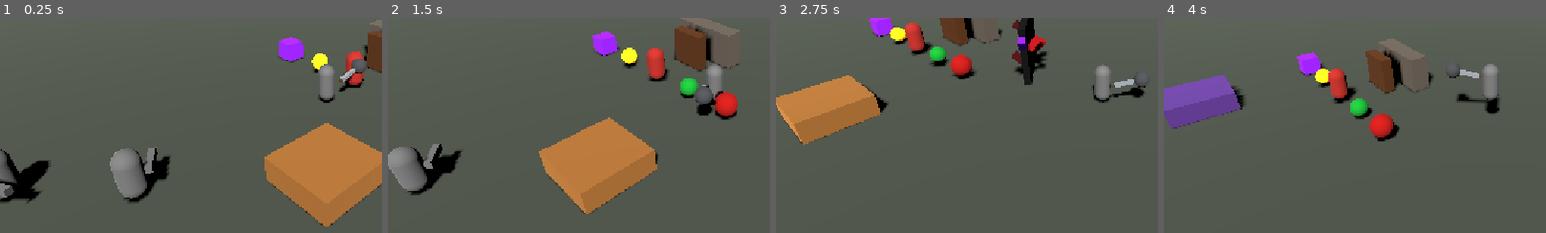
Above: before the commit, frames 1-4 (left to right).
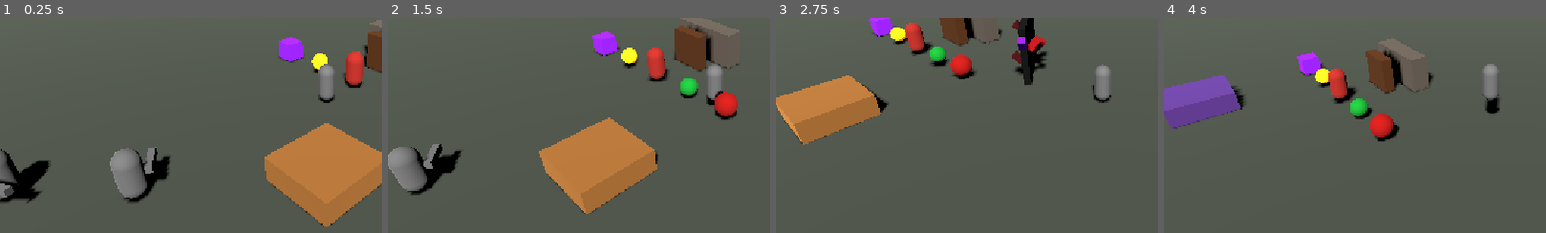
Above: after the commit, the same moments.

Repository: M1GUEs2000/Egoist-V2-Godot
Game: Godot game, scene res://world/test_scene.tscn
Same seed, same stepped clock (60 frames per second), same inputs: the game is played once before the commit and once after it.
Inputs (mouse positions are % of the whole screen's width and height, from its top left):
- Up to frame 1 (0.25 s): no input
- Up to frame 2 (1.5 s): tap Enter at 0.5 s; move the mouse to (72, 45) at 0.52 s; press the mouse at (72, 45) at 0.53 s; hold D (move_right) 0.53-1.28 s; tap Space (jump) at 0.77 s; move the mouse to (30, 55) at 1.27 s; release the mouse at (30, 55) at 1.28 s; hold S (move_down) from 1.28 s (still down); right-click (30, 55) at 1.35 s
- Up to frame 3 (2.75 s): tap Space (jump) at 1.52 s; move the mouse to (60, 28) at 2.02 s; release S (move_down) at 2.03 s; hold D (move_right) from 2.03 s (still down); hold Shift (dodge) from 2.03 s (still down)
- Up to frame 4 (4 s): move the mouse to (45, 70) at 2.77 s; release D (move_right) at 2.78 s; release Shift (dodge) at 2.78 s; hold W (move_up) 2.78-3.53 s; tap T at 2.85 s; tap Space (jump) at 3.02, 3.77 s; move the mouse to (80, 65) at 3.52 s; press the mouse at (80, 65) at 3.53 s; hold A (move_left) from 3.53 s (still down)
The pictures show only the part of the screen within x 7-57%, y 31-81%; the shares and areas given below are measured in that part.

The runs differ from the first frame. In frame 1, 0.4% of the frame differs, in the area x 88-96%, y 19-35%; in frame 2, 0.3%; in frame 3, 0.4%; in frame 4, 0.4%.
Error before the commit: Parse Error: Cannot infer the type of "target" variable because the value doesn't have a set type. (res://combat/weapons/weapon_base.gd:157)

Commit message:
fix: type hurtbox owner targets

Diff:
--- a/combat/hurtbox.gd
+++ b/combat/hurtbox.gd
@@ -15,7 +15,7 @@
 ## Enemigos true: conectarle un golpe en el aire ralentiza la caída del jugador (air-hit-stall).
 @export var triggers_air_hit_stall := false
 
-@onready var owner_node := get_parent()
+@onready var owner_node: Node = get_parent()
 
 func _ready() -> void:
 	add_to_group("hurtbox")
--- a/combat/weapons/sword/sword.gd
+++ b/combat/weapons/sword/sword.gd
@@ -145,7 +145,7 @@
 func _on_aerial_charged_y_hit(hurtbox: Hurtbox, _died: bool) -> void:
 	if not _aerial_charged_y_active:
 		return
-	var target := hurtbox.owner_node
+	var target: Node = hurtbox.owner_node
 	if target.has_method("slam_bounce"):
 		var meet_y := _aerial_charged_meet_y
 		target.call("slam_bounce", _t().aerial_charged_down_speed,
@@ -156,7 +156,7 @@
 ## ya ve is_airborne = true y usa el stun aéreo, no el de suelo" — ConeLauncherHitbox.TryHit).
 func _on_launcher_about_to_hit(hurtbox: Hurtbox) -> void:
 	# Solo lanza lo lanzable: una pared o un pickup no salen volando.
-	var target := hurtbox.owner_node
+	var target: Node = hurtbox.owner_node
 	if target.has_method("launch"):
 		target.call("launch", _t().launcher_height, _t().launcher_hang_time)
 
--- a/combat/weapons/weapon_base.gd
+++ b/combat/weapons/weapon_base.gd
@@ -154,7 +154,7 @@
 ## Solo lo lanzable reacciona (has_method): una pared golpeada se ignora.
 func _finish_air_combo(wait_branch: bool) -> void:
 	for hurtbox in _window_hits.duplicate():
-		var target := hurtbox.owner_node
+		var target: Node = hurtbox.owner_node
 		if wait_branch and target.has_method("push"):
 			target.call("push", _player.forward(), tuning.air_push_speed, tuning.air_push_up_speed)
 		elif not wait_branch and target.has_method("slam"):
